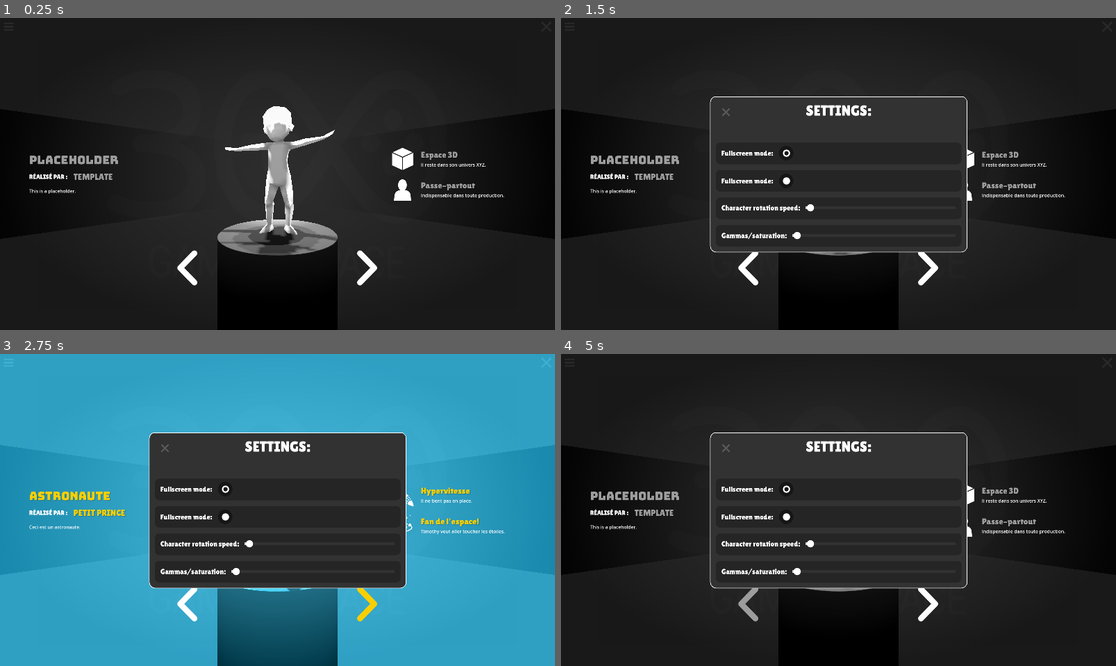
Above: before the commit, frames 1-4 (two rows, left to right).
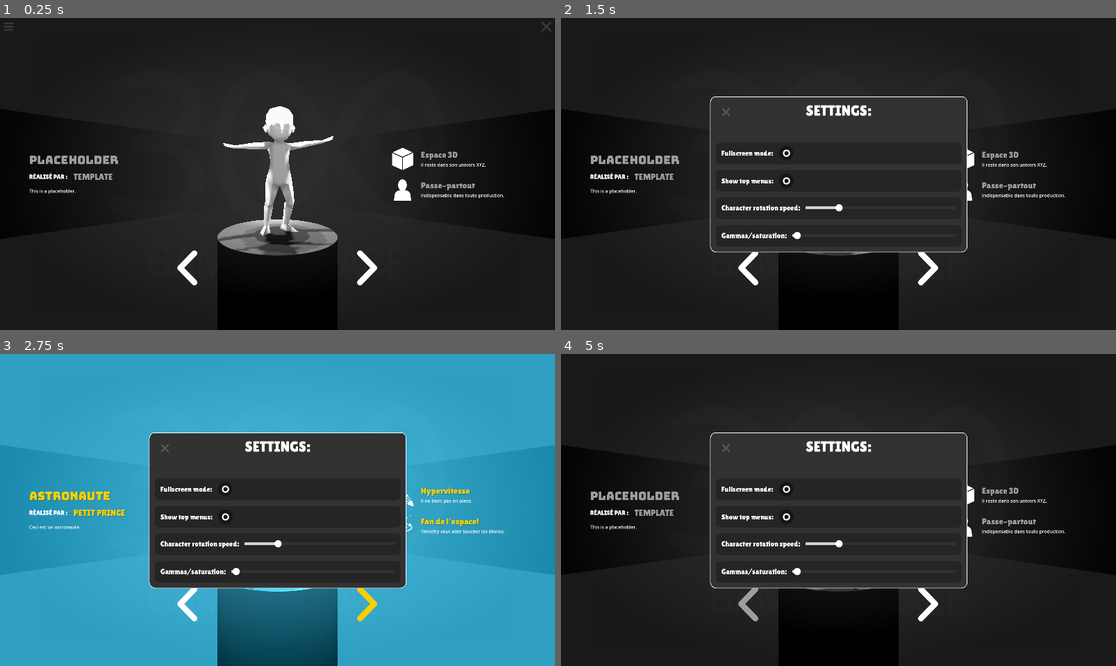
Above: after the commit, the same moments.

Repository: 3P0D/3p0d_EX_godot_characterSelection
Game: Godot game, scene res://_RESSOURCES/Scenes/sc_0_main_characterSelection.tscn
The game is run twice, just before and just after one commit, with the same random seed, the same clock (stepped at 60 frames per second) and the same inputs.
Inputs (mouse positions are in pixels of both pictures, inside the frame that each line leads up to):
- Up to frame 1 (0.25 s): no input
- Up to frame 2 (1.5 s): click (572, 27) at 0.5 s; click (788, 180) at 1.25 s
- Up to frame 3 (2.75 s): click (366, 603) at 2 s
- Up to frame 4 (5 s): click (749, 603) at 2.75 s; click (927, 603) at 3.5 s; click (749, 603) at 4.25 s

The runs differ from the first frame. In frame 1, 1.4% of the frame differs, in the area x 39-61%, y 28-76%; in frame 2, 0.2%; in frame 3, 0.2%; in frame 4, 0.3%.

Commit message:
[dev] rotation speed + hide menus

Diff:
--- a/3p0d_lowPolyCharacter_workshop/_DEV/Scripts/spawnCharacter.gd
+++ b/3p0d_lowPolyCharacter_workshop/_DEV/Scripts/spawnCharacter.gd
@@ -16,18 +16,17 @@
 @onready var _btnMenu : Button = $"../_UI/Control_Menus/MarginContainer_Menu/Button_Menu"
 @onready var _btnQuit : Button = $"../_UI/Control_Menus/MarginContainer_Quit/Button_Quit"
 @onready var _stgpanel : Panel = $"../_UI/Control_Settings/Panel_Settings"
+@onready var _ctrlmenus : Control = $"../_UI/Control_Menus"
 
 #PUBLIC VARIABLES:
 @export var m_rotSpd = 3
 @export var m_characters:Array[PackedScene]
-
 @export var m_cylinder : MeshInstance3D
 @export var m_background : WorldEnvironment
-
 @export var m_settings : Control
 
 #PRIVATE VARIABLES:
-var current = 0
+var current : float = 0
 
 #---------------------------------GAMEPLAY SCRIPT---------------------------------:
 func _ready():
@@ -36,7 +35,7 @@
 	_updateInfos()
 
 func _process(delta):
-	rotate(Vector3(0, -m_rotSpd, 0).normalized(), delta)
+	rotate(Vector3(0, 1, 0).normalized(), delta * m_rotSpd)
 
 func _updateCharModel(val):
 	#---sets the min and max of the loop, and increment of the loop at each click.
@@ -69,14 +68,15 @@
 	#set the colours.
 	_characterName.label_settings.font_color = get_child(1).get_meta('headersColor')
 	_artistName.label_settings.font_color = get_child(1).get_meta('headersColor')
-	m_background.environment.set_bg_color(get_child(1).get_meta('backgroundColor'))
-	m_cylinder.mesh.surface_get_material(0).albedo_color = get_child(1).get_meta('backgroundColor')
 	_spt01title.label_settings.font_color = get_child(1).get_meta('headersColor')
-
-	_stgpanel.set("theme_override_styles/bg_color", get_child(1).get_meta('backgroundColor'))
 
 	_btnArrowR.set("theme_override_colors/icon_hover_color", get_child(1).get_meta('headersColor'))
 	_btnArrowL.set("theme_override_colors/icon_hover_color", get_child(1).get_meta('headersColor'))
+
+	m_background.environment.set_bg_color(get_child(1).get_meta('backgroundColor'))
+	m_cylinder.mesh.surface_get_material(0).albedo_color = get_child(1).get_meta('backgroundColor')
+
+	_stgpanel.set("theme_override_styles/panel/bg_color", get_child(1).get_meta('headersColor'))
 
 	#set the sprites images.
 	_spt01.set_texture(load(str(get_child(1).get_meta('image01'))))
@@ -103,6 +103,15 @@
 
 func _on_button_menu_pressed():
 	m_settings.set_visible(true)
+	print(_stgpanel.get("theme_override_styles/panel/bg_color"))
 
 func _on_button_quit_settings_pressed():
 	m_settings.set_visible(false)
+
+func _on_check_box_hide_menus_toggled(button_pressed):
+	_ctrlmenus.set_visible(false)
+	if button_pressed:
+		_ctrlmenus.set_visible(true)
+
+func _on_h_slider_rotation_spd_value_changed(value):
+	m_rotSpd = value
--- a/3p0d_lowPolyCharacter_workshop/_RESSOURCES/Scenes/sc_0_main_characterSelection.tscn
+++ b/3p0d_lowPolyCharacter_workshop/_RESSOURCES/Scenes/sc_0_main_characterSelection.tscn
@@ -256,7 +256,7 @@
 
 [node name="--CharacterHolder" type="Node3D" parent="." node_paths=PackedStringArray("m_cylinder", "m_background", "m_settings")]
 script = ExtResource("1_pmp4t")
-m_rotSpd = 50
+m_rotSpd = 1
 m_characters = Array[PackedScene]([ExtResource("2_nap4n"), ExtResource("3_2ts3b"), ExtResource("6_wcijl"), ExtResource("7_xrhi5")])
 m_cylinder = NodePath("../--Background/3d_cylinderStage/3d_cylinderStage2")
 m_background = NodePath("../--Environment/WorldEnvironment")
@@ -573,7 +573,7 @@
 theme_override_constants/margin_bottom = 10
 
 [node name="Button_Menu" type="Button" parent="_UI/Control_Menus/MarginContainer_Menu"]
-self_modulate = Color(1, 1, 1, 0.0588235)
+self_modulate = Color(1, 1, 1, 0.117647)
 material = SubResource("CanvasItemMaterial_5ma4l")
 layout_mode = 2
 theme_override_styles/normal = SubResource("StyleBoxEmpty_tfrlr")
@@ -599,7 +599,7 @@
 theme_override_constants/margin_bottom = 10
 
 [node name="Button_Quit" type="Button" parent="_UI/Control_Menus/MarginContainer_Quit"]
-self_modulate = Color(1, 1, 1, 0.0588235)
+self_modulate = Color(1, 1, 1, 0.117647)
 material = SubResource("CanvasItemMaterial_5ma4l")
 layout_mode = 2
 theme_override_styles/normal = SubResource("StyleBoxEmpty_tfrlr")
@@ -646,7 +646,7 @@
 theme_override_constants/separation = 20
 alignment = 1
 
-[node name="Label_Fullscreen" type="Label" parent="_UI/Control_Settings/Panel_Settings/VBoxContainer"]
+[node name="Label_Settings" type="Label" parent="_UI/Control_Settings/Panel_Settings/VBoxContainer"]
 custom_minimum_size = Vector2(0, 120)
 layout_mode = 2
 text = "SETTINGS:"
@@ -734,7 +734,7 @@
 
 [node name="Label_HideMenus" type="Label" parent="_UI/Control_Settings/Panel_Settings/VBoxContainer/Panel_HideMenus/MgCont_HideMenus/HBox_HideMenus"]
 layout_mode = 2
-text = "Fullscreen mode:"
+text = "Show top menus:"
 label_settings = SubResource("LabelSettings_c7w83")
 vertical_alignment = 1
 
@@ -763,6 +763,7 @@
 theme_override_styles/hover = SubResource("StyleBoxEmpty_tgy1d")
 theme_override_styles/hover_pressed = SubResource("StyleBoxEmpty_grcru")
 theme_override_styles/focus = SubResource("StyleBoxEmpty_de8lm")
+button_pressed = true
 flat = true
 icon_alignment = 1
 
@@ -805,6 +806,10 @@
 theme_override_styles/slider = SubResource("StyleBoxLine_b62gj")
 theme_override_styles/grabber_area = SubResource("StyleBoxLine_rtmno")
 theme_override_styles/grabber_area_highlight = SubResource("StyleBoxLine_518d8")
+min_value = 0.1
+max_value = 5.0
+step = 0.1
+value = 1.1
 
 [node name="Panel_Gamma" type="Panel" parent="_UI/Control_Settings/Panel_Settings/VBoxContainer"]
 material = SubResource("CanvasItemMaterial_34383")
@@ -867,4 +872,6 @@
 [connection signal="pressed" from="_UI/Control_Arrows/Button_arrowLeft" to="--CharacterHolder" method="_on_button_arrow_left_pressed"]
 [connection signal="pressed" from="_UI/Control_Menus/MarginContainer_Menu/Button_Menu" to="--CharacterHolder" method="_on_button_menu_pressed"]
 [connection signal="pressed" from="_UI/Control_Menus/MarginContainer_Quit/Button_Quit" to="--CharacterHolder" method="_on_button_quit_pressed"]
+[connection signal="toggled" from="_UI/Control_Settings/Panel_Settings/VBoxContainer/Panel_HideMenus/MgCont_HideMenus/HBox_HideMenus/Panel_HideMenus/CheckBox_HideMenus" to="--CharacterHolder" method="_on_check_box_hide_menus_toggled"]
+[connection signal="value_changed" from="_UI/Control_Settings/Panel_Settings/VBoxContainer/Panel_RotationSpd/MgCont_RotationSpd/HBox_RotationSpd/HSlider_RotationSpd" to="--CharacterHolder" method="_on_h_slider_rotation_spd_value_changed"]
 [connection signal="pressed" from="_UI/Control_Settings/Panel_Settings/Button_QuitSettings" to="--CharacterHolder" method="_on_button_quit_settings_pressed"]
